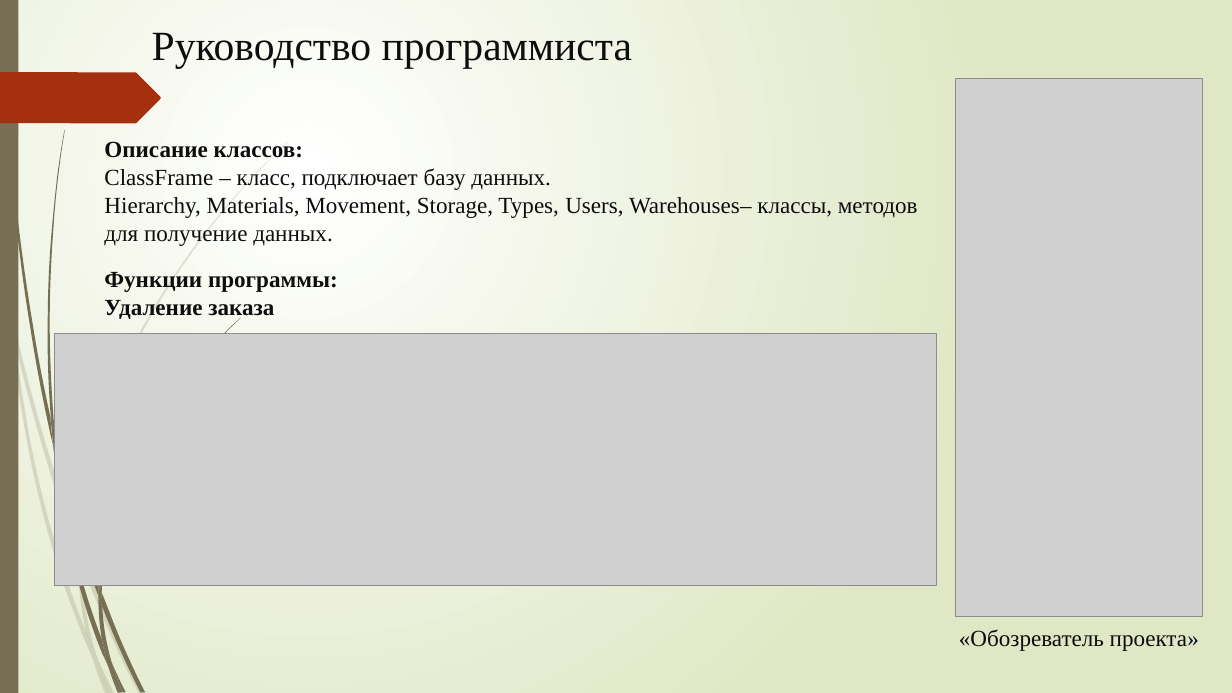
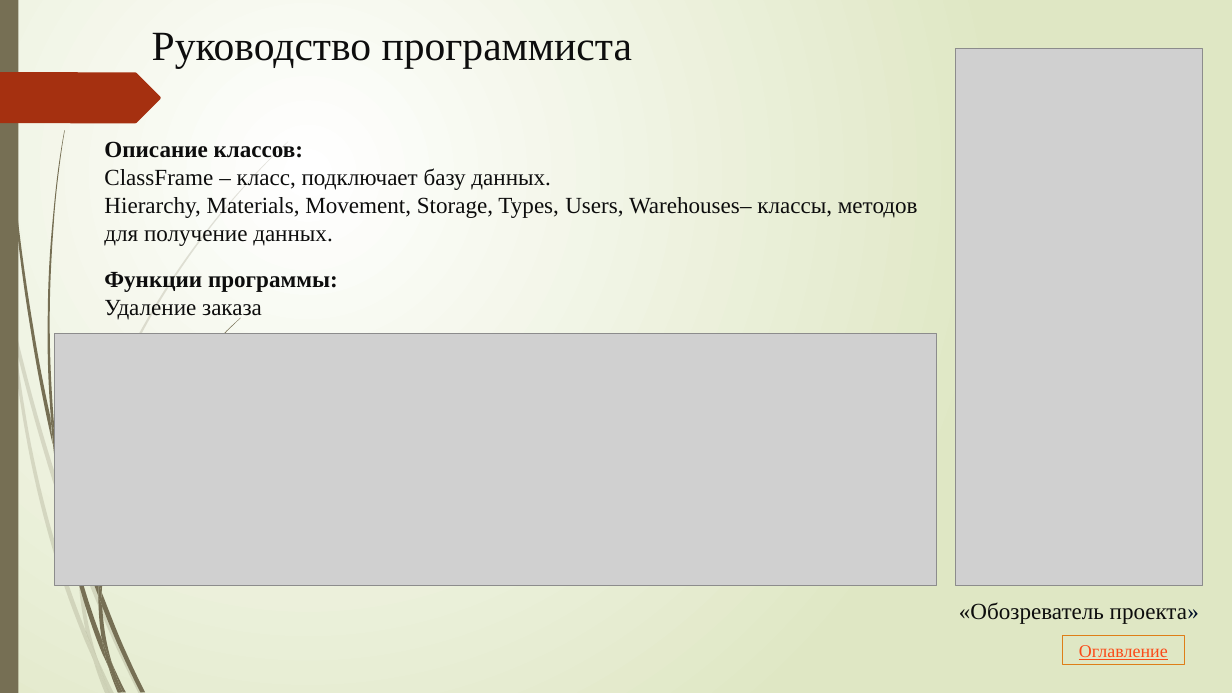
Before and after one commit to Renc345/123122, a slide deck: slide 6 of Стародубцев - Презентация.pptx. Drawn at 1232x693 pixels with LibreOffice and Linux fonts; fonts in the diff are those of the drawing; grey boxes stand for pictures. Boxes give left, top, right and bottom in pixels: in the first picture for what was removed or moved away, otherwise in the second. Text is boxed around its words. In the diff, an @@ line names an element or a change of style, - is before the commit and + after.

```diff
--- a/Стародубцев - Презентация.pptx
+++ b/Стародубцев - Презентация.pptx
@@ picture: place and size @@
-picture at (956,79,1202,616)
+picture at (956,48,1202,586)
@@ text at (104,300,262,321): bold off in "Удаление заказа" @@
@@ text "«Обозреватель проекта»": place and size @@
-text "«Обозреватель проекта»" at (959,629,1199,651)
+text "«Обозреватель проекта»" at (959,602,1199,624)
@@ rectangle added at (1063,636,1185,665), outline #DE7E18 0.75 pt, 14 pt, text #FB4A18, underline @@
+Оглавление
```
Also in this commit, not shown: 7 other slides changed, 3 slides added, 1 slide removed.
